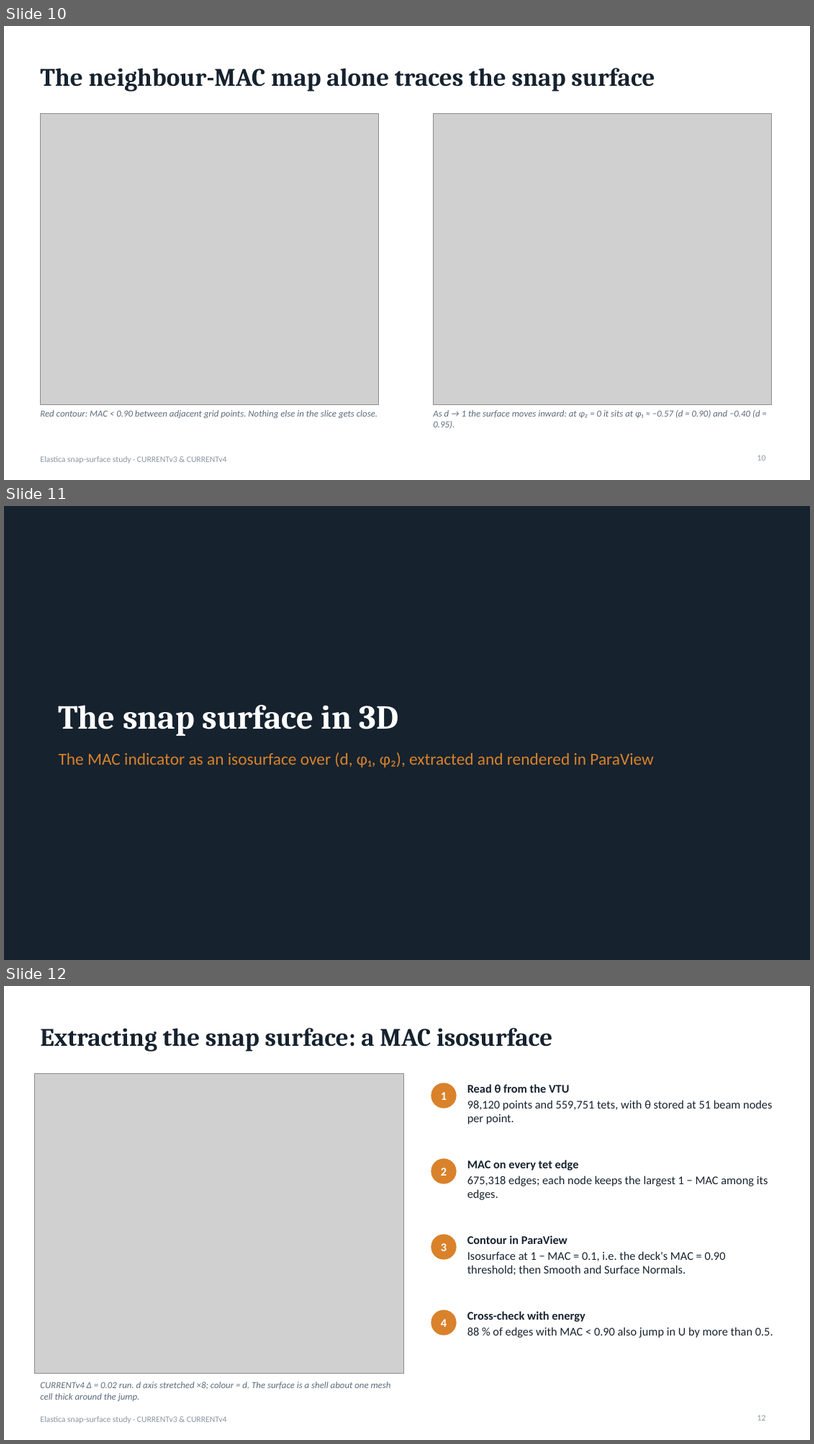
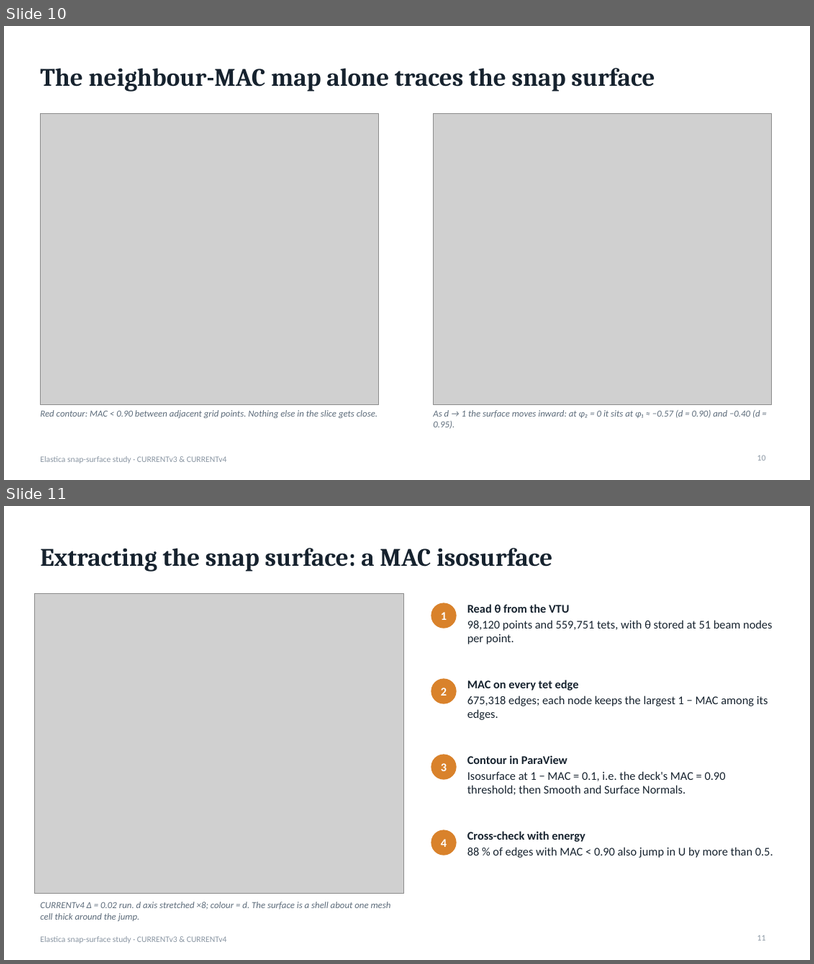
Before and after one commit to grraxx/elastica, a slide deck: presentation/elastica_snap_surface.pptx. Shown one above the other, each under a label of ours: slides 10, 11 and 12 before the commit, slides 10 and 11 after it. The pictures are 814x1444 and 814x964 pixels, drawn with LibreOffice and Linux fonts; fonts in the diff are those of the drawing; grey boxes stand for pictures. Boxes give left, top, right and bottom in pixels: in the first picture for what was removed or moved away, otherwise in the second. Text is boxed around its words. In the diff, an @@ line names an element or a change of style, - is before the commit and + after.

```diff
--- a/presentation/elastica_snap_surface.pptx
+++ b/presentation/elastica_snap_surface.pptx
@@ slide 11 removed at <box>4,506,810,960</box>, background #16222E @@
@@ title removed at <box>59,705,399,736</box> @@
-The snap surface in 3D
@@ text removed at <box>59,752,653,767</box> @@
-The MAC indicator as an isosurface over (d, φ₁, φ₂), extracted and rendered in ParaView
@@ what was slide 12 is now slide 11 @@
@@ page number at <box>758,935,766,940</box>: text changed @@
-12
+11
```
Also in this commit, not shown: 4 slides changed, 11 other slides removed.
